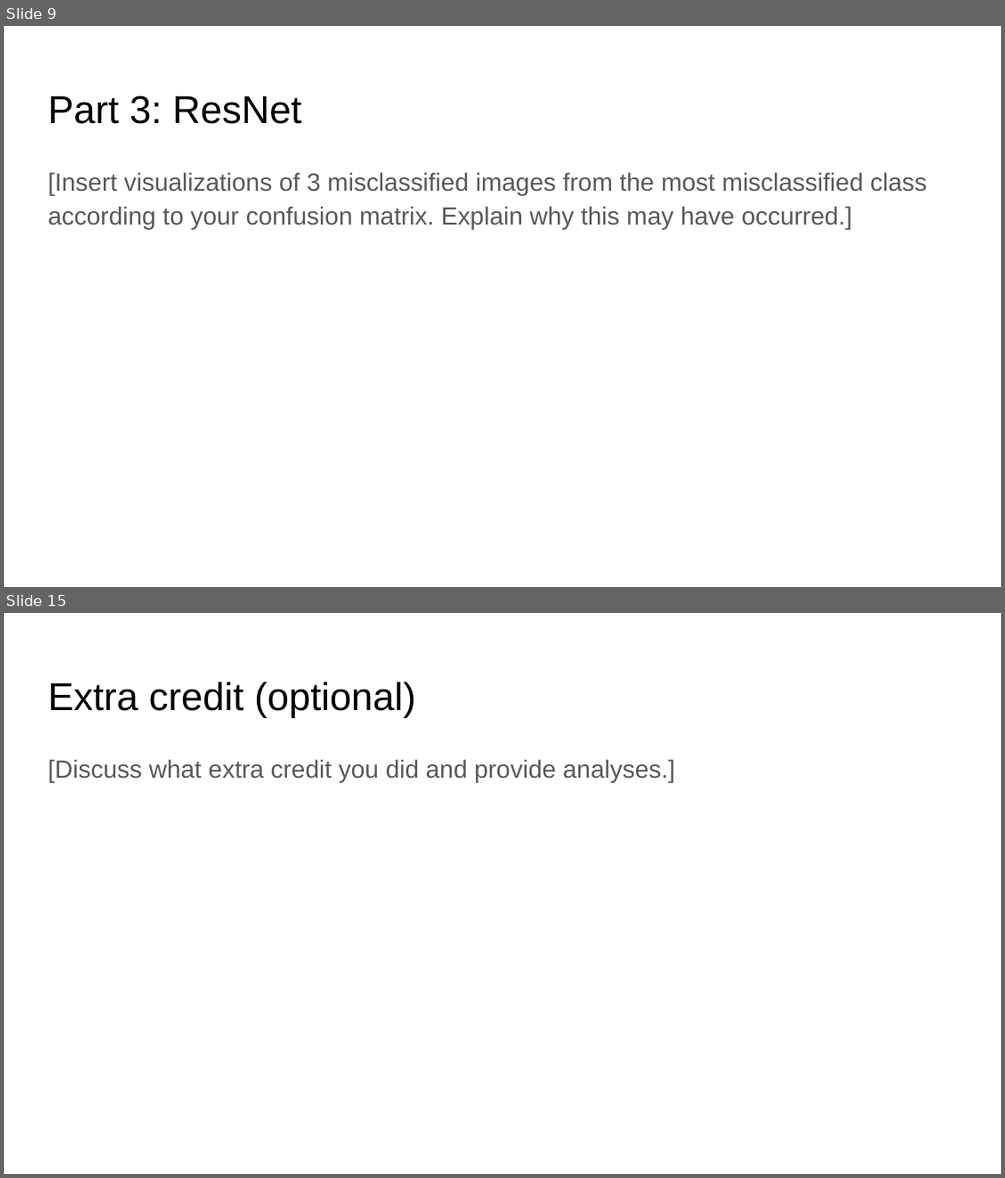
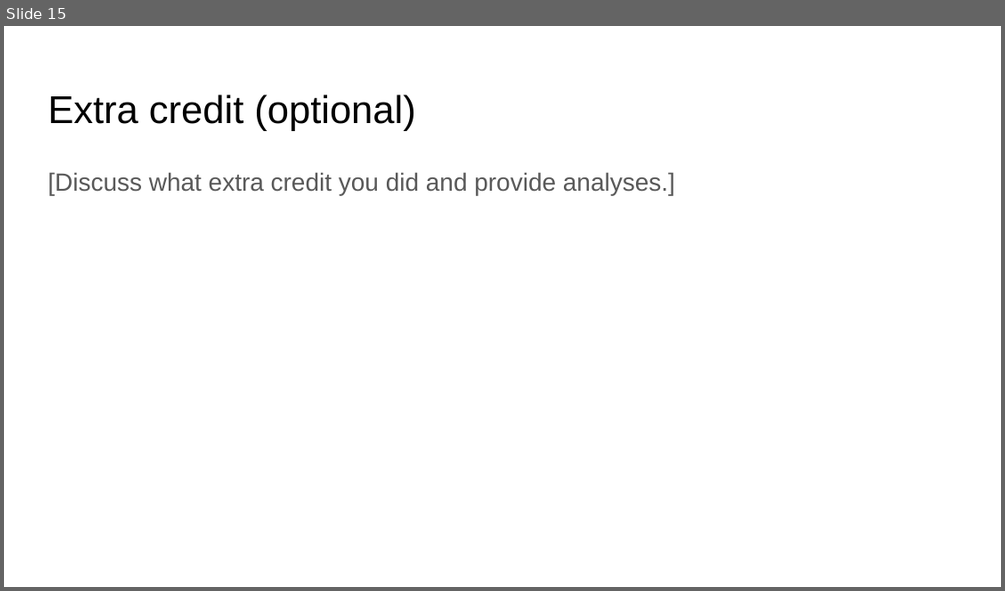
Before and after one commit to aashutoshav/Computer-Vision-Project-3, a slide deck: docs/proj3_report.pptx. Shown one above the other, each under a label of ours: slides 9 and 15 before the commit, slide 15 after it; the slides between them are not shown. The pictures are 1005x1178 and 1005x591 pixels, drawn with LibreOffice and Linux fonts; fonts in the diff are those of the drawing. Boxes give left, top, right and bottom in pixels: in the first picture for what was removed or moved away, otherwise in the second. Text is boxed around its words. In the diff, an @@ line names an element or a change of style, - is before the commit and + after.

```diff
--- a/docs/proj3_report.pptx
+++ b/docs/proj3_report.pptx
@@ slide 9 removed at <box>4,26,1001,587</box>, background #FFFFFF @@
@@ title removed at <box>48,95,301,124</box> @@
-Part 3: ResNet
@@ text removed at <box>48,172,927,230</box> @@
-[Insert visualizations of 3 misclassified images from the most misclassified class according to your confusion matrix. Explain why this may have occurred.]
```
Also in this commit, not shown: 12 slides changed, 2 slides added, 1 other slide removed, 2 other files.
